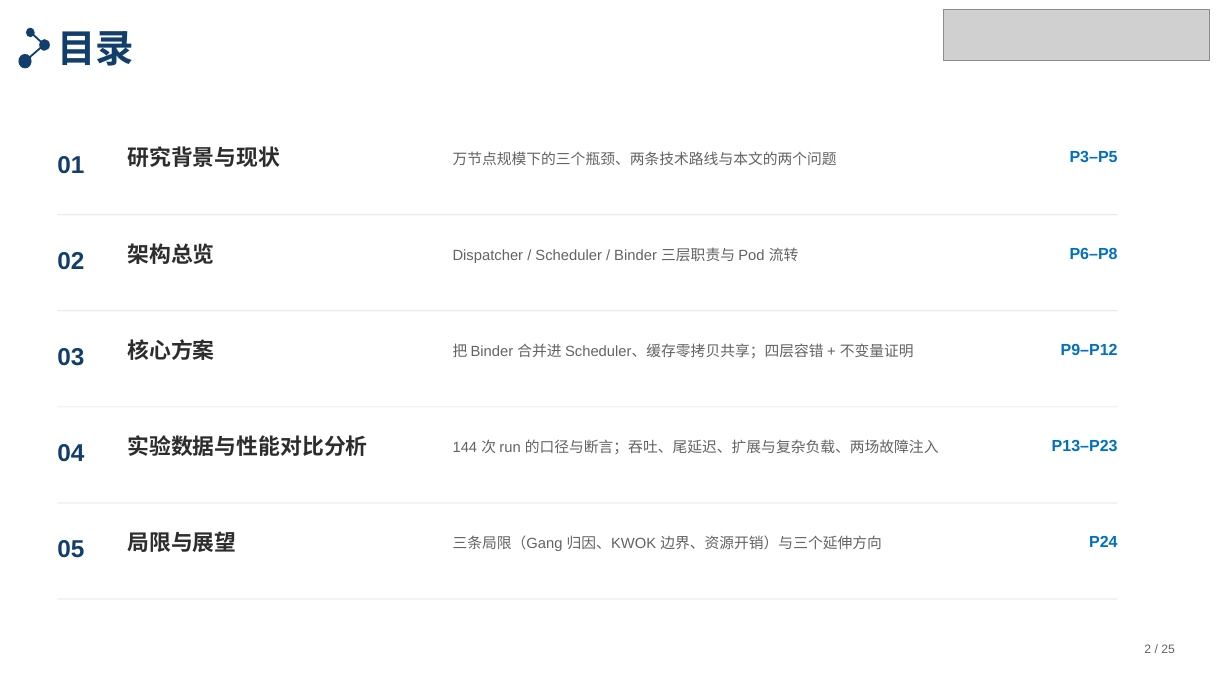
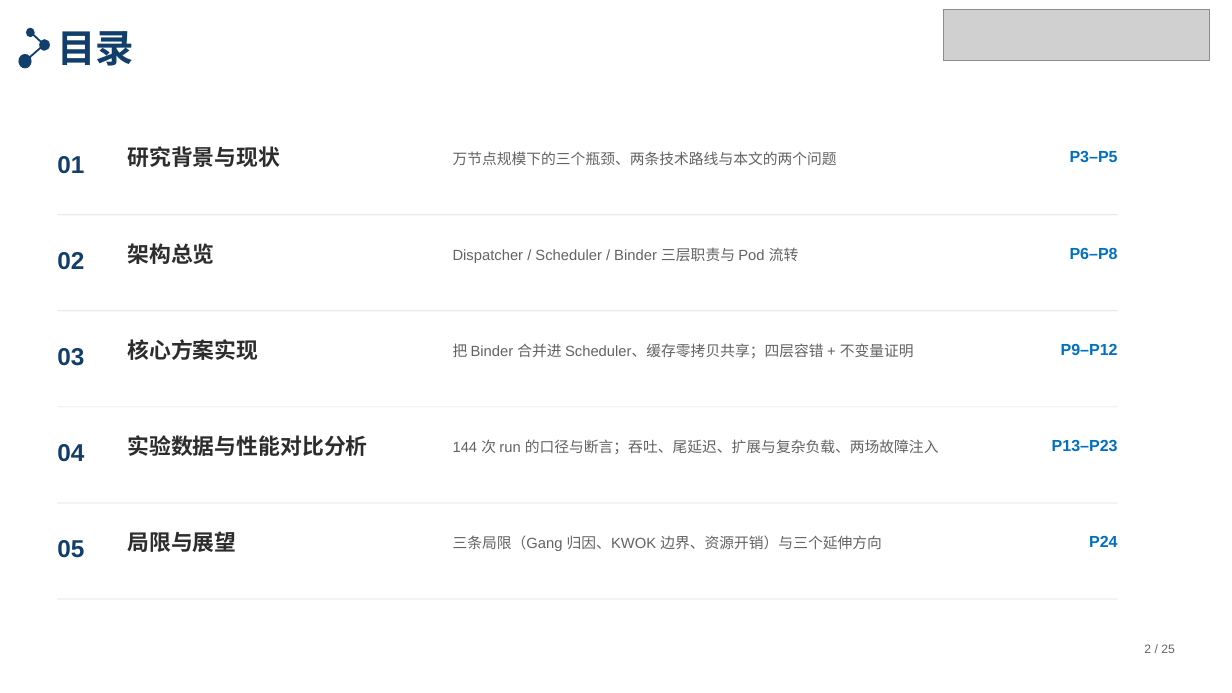
Before and after one commit to tengfei86/godel-scheduler, a slide deck: slide 2 of docs/thesis/defense/答辩PPT-北航模板版.pptx. Drawn at 1232x693 pixels with LibreOffice and Linux fonts; fonts in the diff are those of the drawing; grey boxes stand for pictures. Boxes give left, top, right and bottom in pixels: in the first picture for what was removed or moved away, otherwise in the second. Text is boxed around its words. In the diff, an @@ line names an element or a change of style, - is before the commit and + after.

Commit message:
docs(thesis): 目录 03 标题改为「核心方案实现」

```diff
--- a/docs/thesis/defense/答辩PPT-北航模板版.pptx
+++ b/docs/thesis/defense/答辩PPT-北航模板版.pptx
@@ text at (127, 339, 258, 360): text changed @@
-核心方案
+核心方案实现
```
Also in this commit, not shown: 2 other files.
